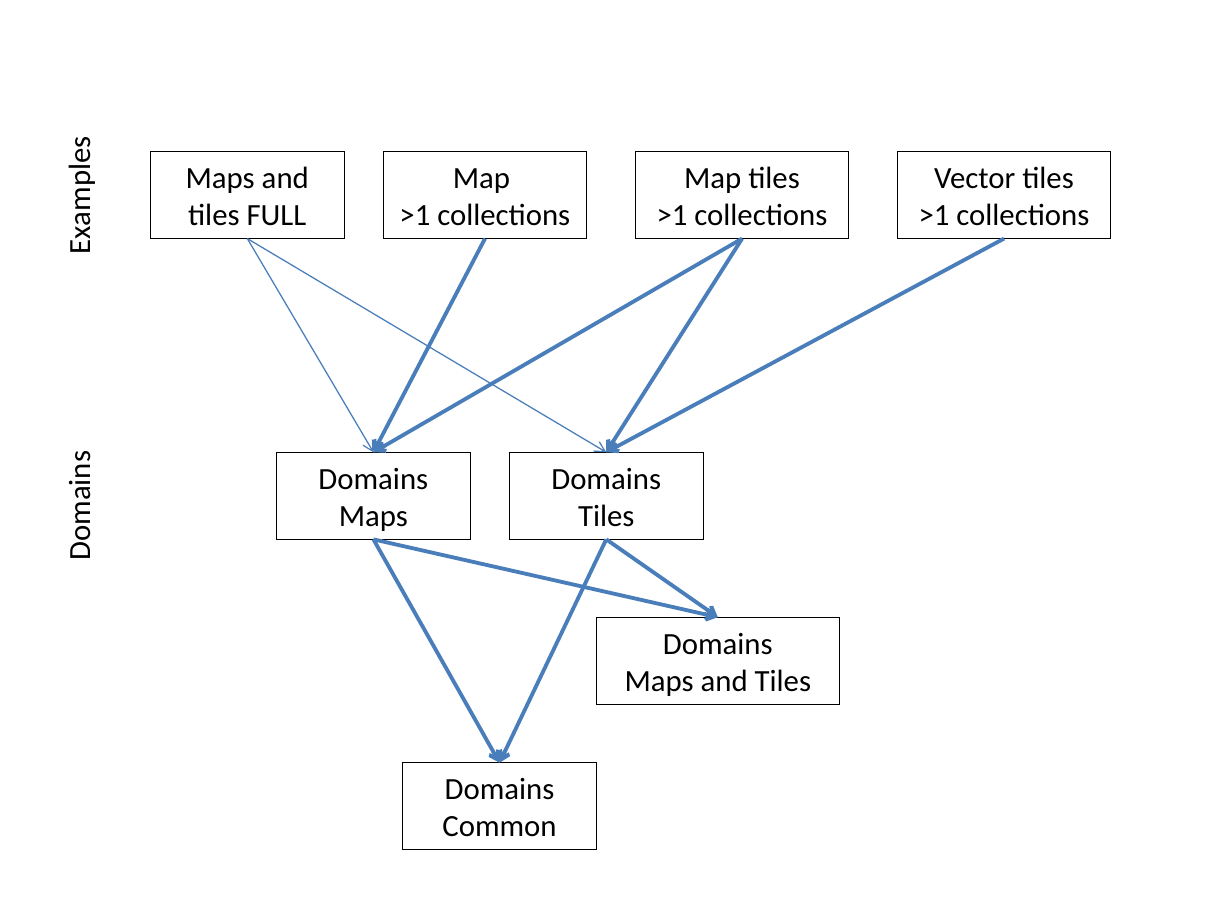
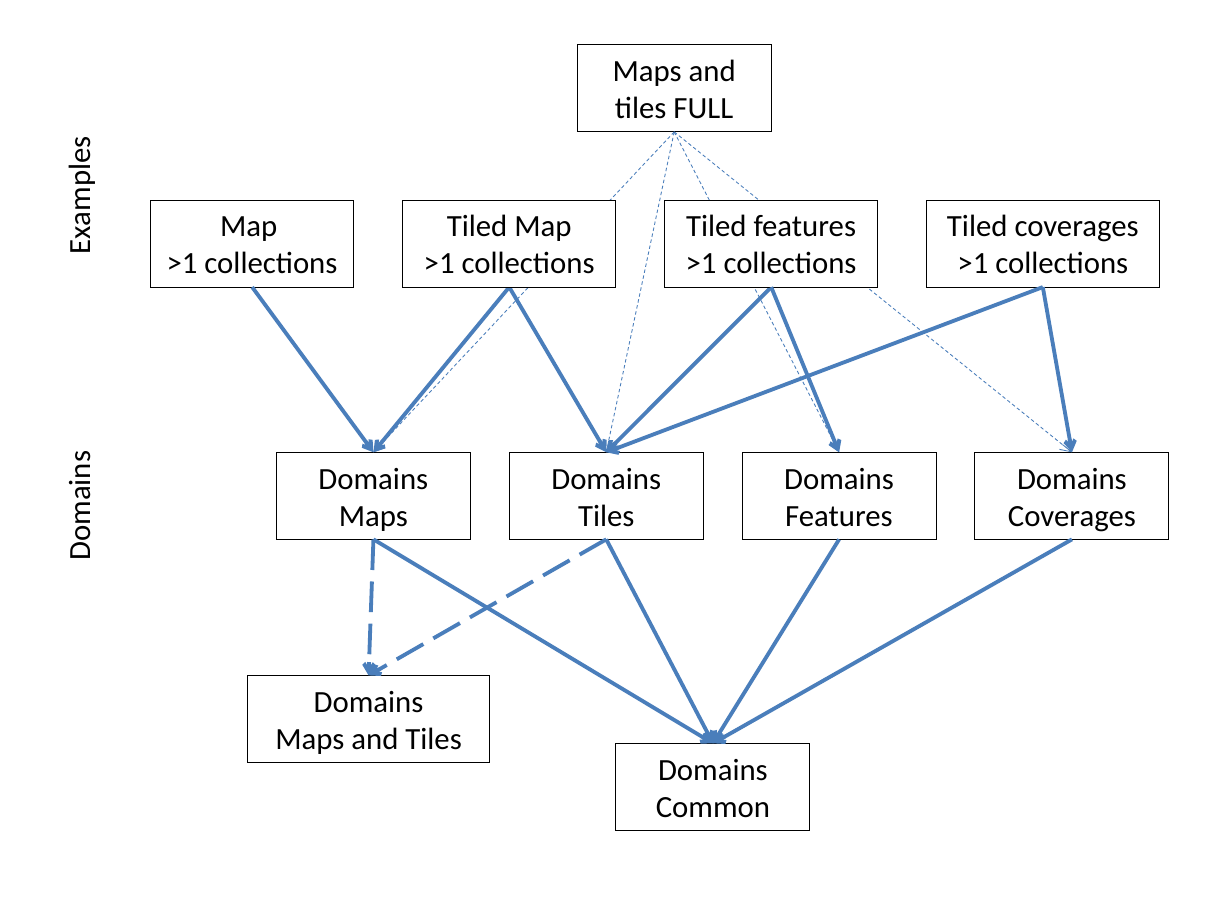
Before and after one commit to opengeospatial/ogcapi-maps, a slide deck: slide 1 of standard/images/diagrams.pptx. Drawn at 1232x924 pixels with LibreOffice and Linux fonts; fonts in the diff are those of the drawing. Boxes give left, top, right and bottom in pixels: in the first picture for what was removed or moved away, otherwise in the second. Text is boxed around its words. In the diff, an @@ line names an element or a change of style, - is before the commit and + after.

```diff
--- a/standard/images/diagrams.pptx
+++ b/standard/images/diagrams.pptx
@@ rectangle "Maps and tiles FULL" moved from (x1=150, y1=152, x2=344, y2=239) to (x1=578, y1=44, x2=771, y2=132) @@
@@ arrow moved from (248, 239) - (373, 452) to (674, 132) - (373, 452) @@
@@ arrow (674, 132) - (373, 452): stroke #4B7EBC 0.75 pt to #4B7EBC 0.5 pt dashed @@
@@ arrow moved from (248, 239) - (606, 452) to (674, 132) - (606, 452) @@
@@ arrow (674, 132) - (606, 452): stroke #4B7EBC 0.75 pt to #4B7EBC 0.5 pt dashed @@
@@ arrow added from (674, 132) to (1072, 452), #4B7EBC 0.5 pt dashed @@
@@ arrow added from (674, 132) to (839, 452), #4B7EBC 0.5 pt dashed @@
@@ 3 rectangles moved together from (x1=383, y1=152, x2=1110, y2=239) to (x1=150, y1=200, x2=877, y2=287) @@
@@ fill none to #FFFFFF in 3 elements at (x1=150, y1=200, x2=354, y2=287), (x1=403, y1=200, x2=616, y2=287), (x1=664, y1=200, x2=877, y2=287) @@
@@ rectangle added at (x1=926, y1=200, x2=1159, y2=287), fill #FFFFFF, outline #000000 0.75 pt, 18 pt, text #000000 @@
+Tiled coverages
+>1 collections
@@ text in rectangle at (x1=447, y1=214, x2=571, y2=241): text changed @@
-Map tiles
+Tiled Map
@@ text in rectangle at (x1=686, y1=214, x2=857, y2=237): text changed @@
-Vector tiles
+Tiled features
@@ arrow moved from (485, 239) - (373, 452) to (253, 287) - (373, 452) @@
@@ arrow moved from (742, 239) - (373, 452) to (509, 287) - (373, 452) @@
@@ arrow moved from (742, 239) - (606, 452) to (509, 287) - (606, 452) @@
@@ arrow moved from (1004, 239) - (606, 452) to (771, 287) - (606, 452) @@
@@ arrow added from (1042, 287) to (606, 452), #4B7EBC 2.25 pt @@
@@ arrow added from (771, 287) to (839, 452), #4B7EBC 2.25 pt @@
@@ arrow added from (1042, 287) to (1072, 452), #4B7EBC 2.25 pt @@
@@ rectangle added at (x1=742, y1=452, x2=935, y2=540), outline #000000 0.75 pt, 18 pt, text #000000 @@
+Domains
+Features
@@ rectangle added at (x1=975, y1=452, x2=1168, y2=540), outline #000000 0.75 pt, 18 pt, text #000000 @@
+Domains
+Coverages
@@ arrow moved from (606, 540) - (718, 617) to (606, 540) - (368, 675) @@
@@ arrow (606, 540) - (368, 675): stroke #4B7EBC 2.25 pt to #4B7EBC 2.25 pt dashed @@
@@ arrow moved from (373, 540) - (718, 617) to (373, 540) - (368, 675) @@
@@ arrow (373, 540) - (368, 675): stroke #4B7EBC 2.25 pt to #4B7EBC 2.25 pt dashed @@
@@ arrow moved from (373, 540) - (500, 763) to (373, 540) - (713, 743) @@
@@ arrow moved from (606, 540) - (500, 763) to (606, 540) - (713, 743) @@
@@ arrow added from (1072, 540) to (713, 743), #4B7EBC 2.25 pt @@
@@ arrow added from (839, 540) to (713, 743), #4B7EBC 2.25 pt @@
@@ rectangle "Domains" moved from (x1=596, y1=617, x2=839, y2=705) to (x1=248, y1=675, x2=490, y2=763) @@
@@ rectangle "Domains" moved from (x1=403, y1=763, x2=596, y2=850) to (x1=616, y1=743, x2=809, y2=830) @@
```
Also in this commit, not shown: 1 other file.
